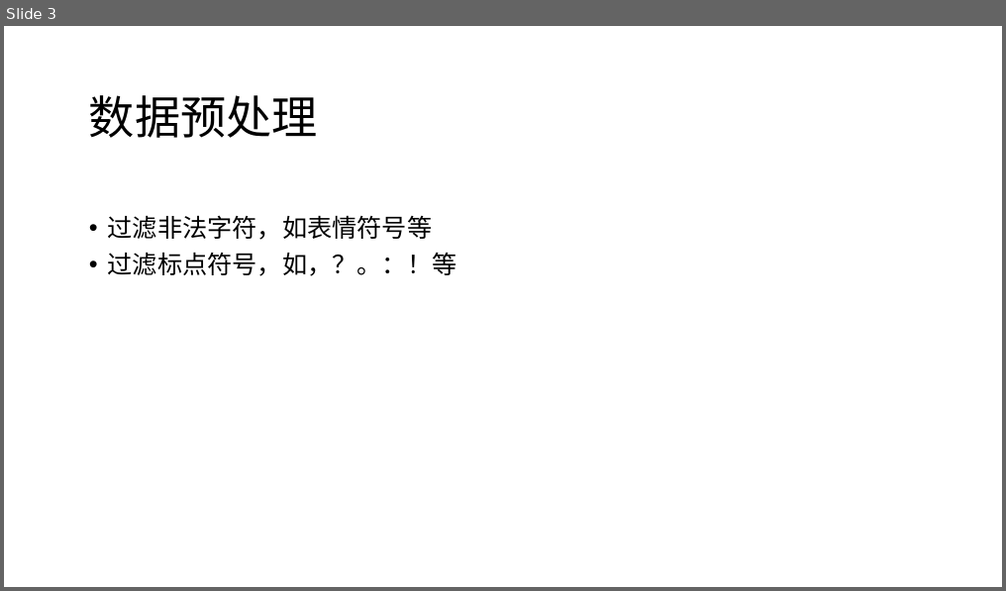
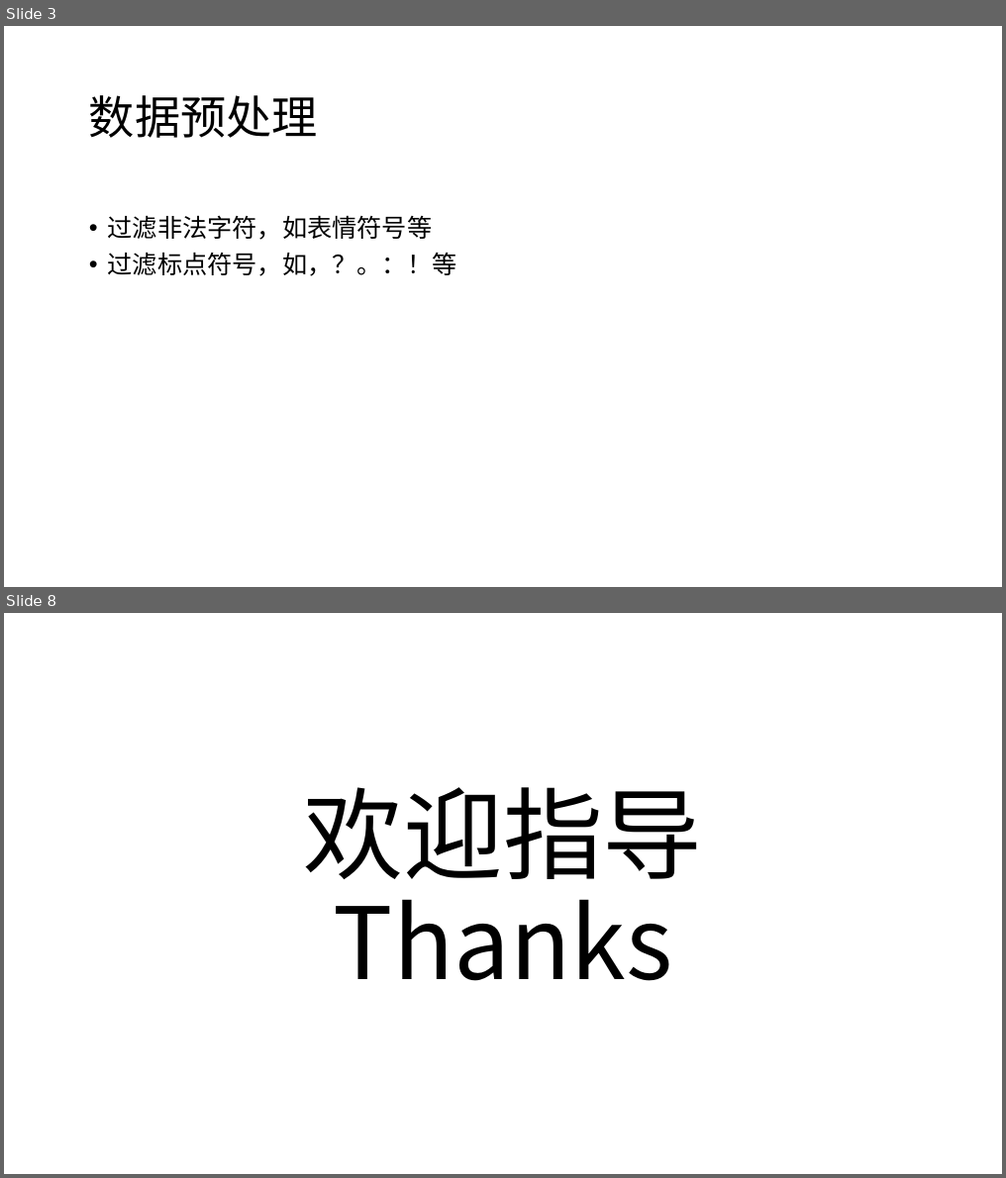
Before and after one commit to TransformersWsz/knn_csa, a slide deck: KNN中文情感分类.pptx. Shown one above the other, each under a label of ours: slide 3 before the commit, slides 3 and 8 after it; the slides between them are not shown. The pictures are 1006x591 and 1006x1178 pixels, drawn with LibreOffice and Linux fonts; fonts in the diff are those of the drawing. Boxes give left, top, right and bottom in pixels: in the first picture for what was removed or moved away, otherwise in the second. Text is boxed around its words. In the diff, an @@ line names an element or a change of style, - is before the commit and + after.

```diff
--- a/KNN中文情感分类.pptx
+++ b/KNN中文情感分类.pptx
@@ slide 8 added at <box>4,613,1002,1174</box>, background #FFFFFF @@
@@ title added at <box>303,787,702,981</box>, 96 pt, text #000000 @@
+欢迎指导
+Thanks
```
Also in this commit, not shown: 1 slide changed, 3 other slides added, 4 other files.
